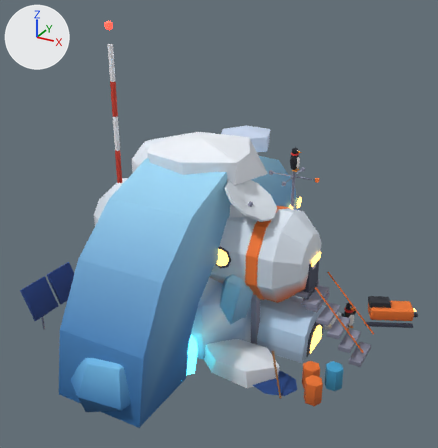
Renders of the glTF model ui/3d/aura-drift/v1/scenery-glacier.glb from each side of a commit.
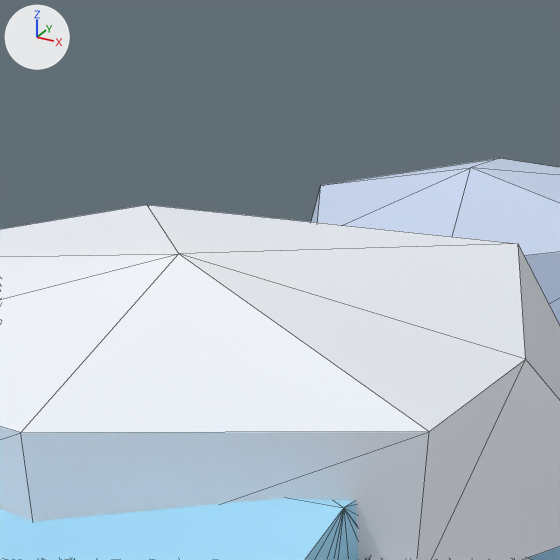
The first picture shows the older version from a 50 mm lens placed at (12.61, -21.34, 15.43), pointed at (1.15, -0.5, 5.01). The close-ups show the older and then the newer version on the part from 41% to 58% of the width and 23% to 40% of the height of that picture. Only the edits that show in the close-ups are written down. Every picture has the same lights, and +X, +Y and +Z are marked at upper left. The close-ups show mesh edges as thin lines.

In view in the first close-up: 'prop-ice_arch'.
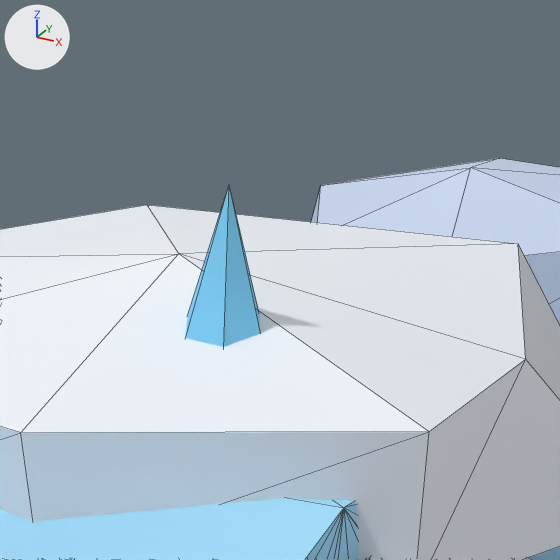
What differs and where, as boxes [x1, y1, x2, y2] in the close-ups (560 x 560 px):
'prop-ice_spire', added (blue)
    after: [185, 186, 261, 347]

Patch to the scene script:
```diff
--- a/ui/3d/aura-drift/v1/scenery-glacier.glb.py
+++ b/ui/3d/aura-drift/v1/scenery-glacier.glb.py
@@ me_prop_ice_spire @@
+me_prop_ice_spire.from_pydata(...)  # 80 vertices, 136 faces; spans x -3.12..2.75, y -2.08..2.39, z -0.31..9.14
+# faces by material slot: [12, 124]
+me_prop_ice_spire.materials.append(mat_glow_cyan)
+me_prop_ice_spire.materials.append(mat_prop)
@@ ob_prop_ice_spire @@
+ob_prop_ice_spire = bpy.data.objects.new('prop-ice_spire', me_prop_ice_spire)
+ob_prop_ice_spire.location = (0.0, 0.0, 0.0)
```
